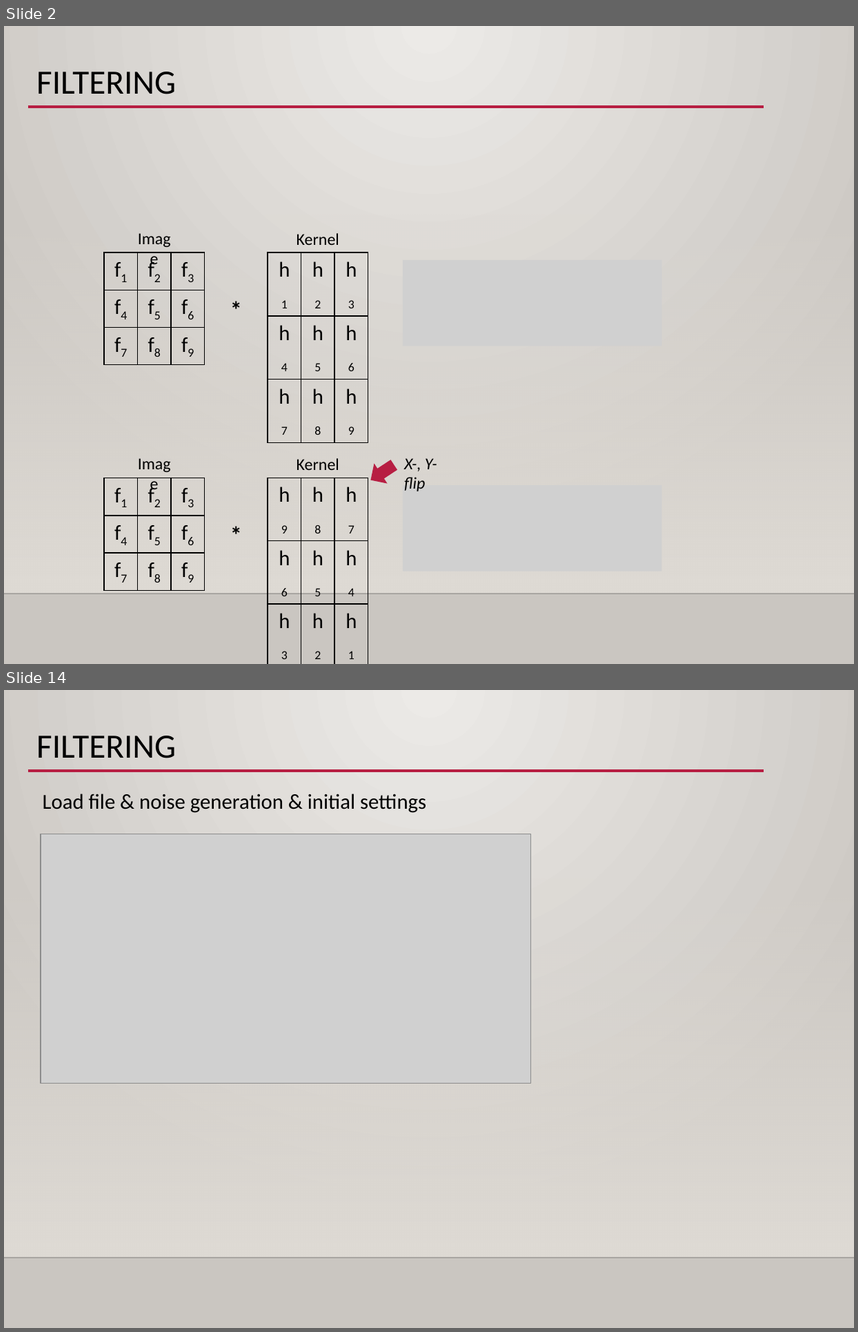
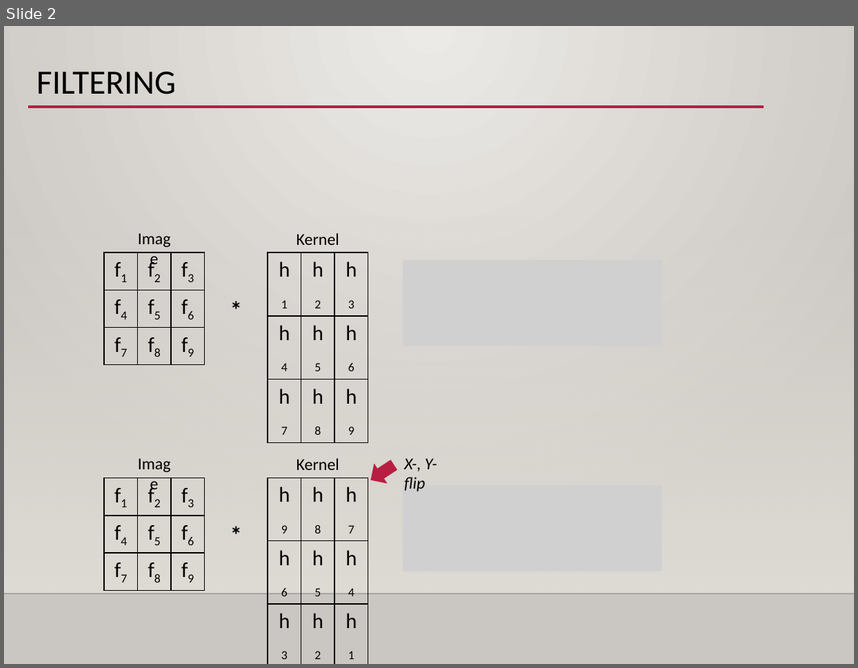
Before and after one commit to jelee2498/SDS, a slide deck: Day1/ex1-4_filters/ex1-4_filters.pptx. Shown one above the other, each under a label of ours: slides 2 and 14 before the commit, slide 2 after it; the slides between them are not shown. The pictures are 858x1332 and 858x668 pixels, drawn with LibreOffice and Linux fonts; fonts in the diff are those of the drawing; grey boxes stand for pictures; background and template pictures are left out. Boxes give left, top, right and bottom in pixels: in the first picture for what was removed or moved away, otherwise in the second. Text is boxed around its words. In the diff, an @@ line names an element or a change of style, - is before the commit and + after.

```diff
--- a/Day1/ex1-4_filters/ex1-4_filters.pptx
+++ b/Day1/ex1-4_filters/ex1-4_filters.pptx
@@ slide 14 removed at (4,690,854,1328), background gradient #ECEAE7 to #CAC7C1; not listed: 3 template elements that a slide beside it also shows @@
@@ title removed at (36,736,176,758) @@
-FILTERING
@@ text removed at (43,793,426,813) @@
-Load file & noise generation & initial settings
@@ picture removed at (41,834,531,1083) @@
```
Also in this commit, not shown: 8 slides changed, 9 slides added, 6 other slides removed, 13 other files.
